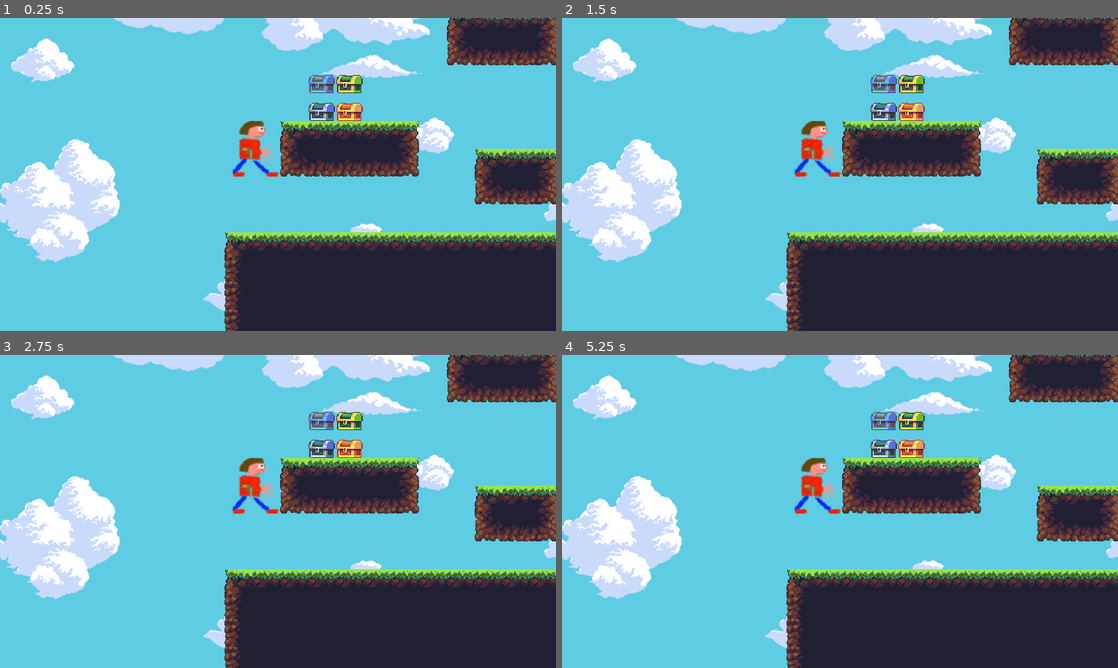
Above: before the commit, frames 1-4 (two rows, left to right).
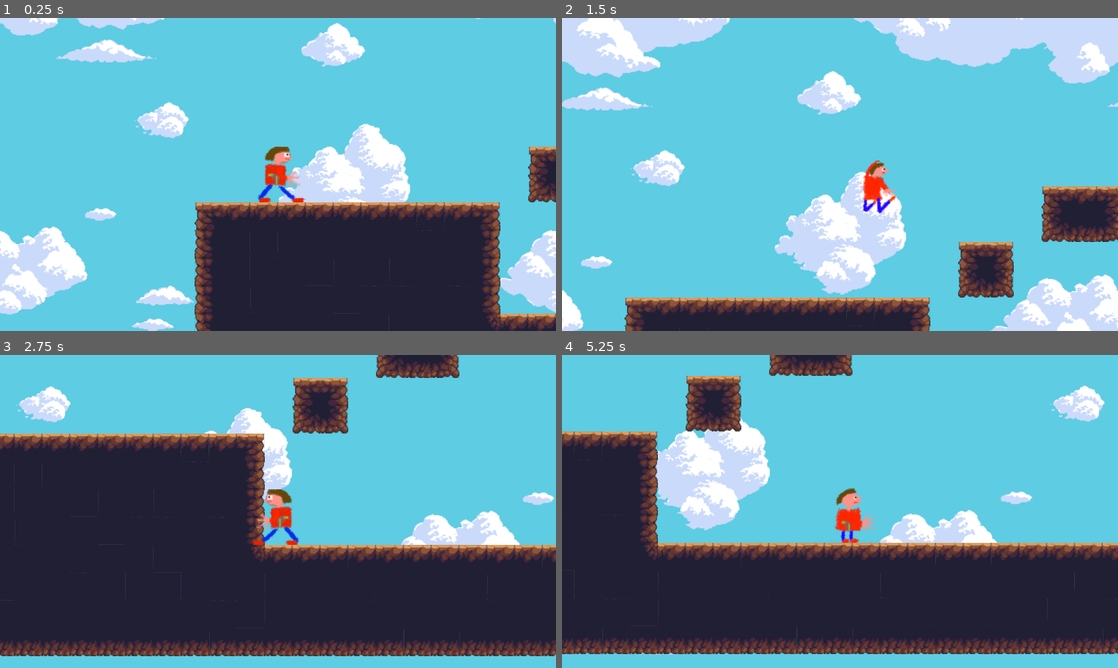
Above: after the commit, the same moments.

Repository: codekid-rgb/Zap-Star-finished
Game: Godot game, scene res://world 8.tscn
Same seed, same stepped clock (60 frames per second), same inputs: the game is played once before the commit and once after it. This scene is started directly instead of the project's main scene.
Inputs:
- Up to frame 1 (0.25 s): no input
- Up to frame 2 (1.5 s): tap Enter at 0.5 s; hold Right (ui_right) from 0.53 s (still down); tap Up (ui_up) at 0.77 s
- Up to frame 3 (2.75 s): tap Up (ui_up) at 1.52 s; release Right (ui_right) at 2.03 s; hold Left (ui_left) from 2.03 s (still down)
- Up to frame 4 (5.25 s): release Left (ui_left) at 2.78 s; hold Right (ui_right) 2.78-4.28 s; tap Up (ui_up) at 3.02, 3.77, 4.52 s; hold Left (ui_left) 4.28-5.03 s; hold Right (ui_right) from 5.03 s (still down)

The runs differ from the first frame. In frame 1, 43% of the frame differs, in the area x 0-100%, y 0-100%; in frame 2, 52%; in frame 3, 63%; in frame 4, 60%.

Commit message:
fix: working with new player art

Diff:
--- a/Area2D.gd
+++ b/Area2D.gd
@@ -1,11 +1,11 @@
-
+#
 extends Area2D
-
-export(String, FILE, "*.tscn") var world_scene
-
-
-func _physics_process(delta):
-	var bodies = get_overlapping_bodies()
-	for body in bodies:
-		if body.name == "enimy 1":
-			get_tree().change_scene(world_scene)
+#
+#export(String, FILE, "*.tscn") var world_scene
+##
+##
+#func _physics_process(delta):
+#	var bodies = get_overlapping_bodies()
+#	for body in bodies:
+#		if body.name == "enimy 1":
+#			get_tree().change_scene(world_scene)
--- a/Node.gd
+++ b/Node.gd
@@ -1,13 +1,15 @@
 extends Node
-
-#Called when the node enters the scene tree for the first time.
-func _ready():
-	$Player.reset_player($spawn.position)
-
-# Called every frame. 'delta' is the elapsed time since the previous frame.
-#func _process(delta):
-#	pass
-
-
-func _on_Player_fell():
-	$Player.reset_player($spawn.position)
+#
+##Called when the node enters the scene tree for the first time.
+#func _ready():
+#	$Player.reset_player($spawn.position)
+#
+## Called every frame. 'delta' is the elapsed time since the previous frame.
+##func _process(delta):
+##	pass
+#
+#
+#func _on_Player_fell():
+#	$Player.reset_player($spawn.position)
+#
+#
--- a/Player.gd
+++ b/Player.gd
@@ -2,7 +2,6 @@
 
 signal fell
 var did_fall = false
-
 
 const UP = Vector2(0, -1)
 const Gravity = 20
@@ -46,7 +45,7 @@
 		if frction == true:
 			motion.x = lerp(motion.x, 0,0.05)
 
-	motion=move_and_slide(motion,UP)
+	motion = move_and_slide(motion, UP)
 
 	if !did_fall && position.y > RESPAWN_HEIGHT:
 		did_fall = true
--- a/Player.tscn
+++ b/Player.tscn
@@ -16,6 +16,11 @@
 }, {
 "frames": [ ExtResource( 3 ) ],
 "loop": true,
+"name": "fall",
+"speed": 5.0
+}, {
+"frames": [ ExtResource( 3 ) ],
+"loop": true,
 "name": "jump",
 "speed": 5.0
 }, {
@@ -23,11 +28,6 @@
 "loop": true,
 "name": "run",
 "speed": 12.0
-}, {
-"frames": [ ExtResource( 3 ) ],
-"loop": true,
-"name": "fall",
-"speed": 5.0
 }, {
 "frames": [ ExtResource( 5 ) ],
 "loop": true,
@@ -50,22 +50,22 @@
 frames = SubResource( 1 )
 animation = "idle"
 
-[node name="CollisionShape2D" type="CollisionShape2D" parent="."]
+[node name="player_collider" type="CollisionShape2D" parent="."]
 position = Vector2( 0, 6 )
 shape = SubResource( 2 )
 
-[node name="Camera2D" type="Camera2D" parent="."]
+[node name="player_camera" type="Camera2D" parent="."]
 current = true
 drag_margin_h_enabled = false
 drag_margin_v_enabled = false
 smoothing_enabled = true
 
-[node name="ParallaxBackground" type="ParallaxBackground" parent="."]
+[node name="player_ParallaxBackground" type="ParallaxBackground" parent="."]
 
-[node name="ParallaxLayer" type="ParallaxLayer" parent="ParallaxBackground"]
+[node name="player_ParallaxLayer" type="ParallaxLayer" parent="player_ParallaxBackground"]
 motion_scale = Vector2( 0.5, 0.5 )
 motion_mirroring = Vector2( 640, 640 )
 
-[node name="Sky" type="Sprite" parent="ParallaxBackground/ParallaxLayer"]
+[node name="Sky" type="Sprite" parent="player_ParallaxBackground/player_ParallaxLayer"]
 position = Vector2( 320, 320 )
 texture = ExtResource( 6 )
--- a/World1.tscn
+++ b/World1.tscn
@@ -13,7 +13,7 @@
 script = ExtResource( 1 )
 
 [node name="Player" parent="." instance=ExtResource( 2 )]
-position = Vector2( -512, 160 )
+position = Vector2( -565.074, 166.634 )
 
 [node name="world complet2" parent="." instance=ExtResource( 3 )]
 position = Vector2( 64, 32 )
--- a/bulet root.gd
+++ b/bulet root.gd
@@ -1,9 +1,9 @@
 extends Node2D
-
-# Called every frame. 'delta' is the elapsed time since the previous frame.
-func _process(delta):
-  move_local_x(delta * 400)
-
-func _on_Area2D_area_entered(area):
-  if(area.get_collision_layer_bit(2)):
-    queue_free()
+#
+## Called every frame. 'delta' is the elapsed time since the previous frame.
+#func _process(delta):
+#  move_local_x(delta * 400)
+#
+#func _on_Area2D_area_entered(area):
+#  if(area.get_collision_layer_bit(2)):
+#    queue_free()
--- a/bulet root.tscn
+++ b/bulet root.tscn
@@ -13,10 +13,9 @@
 [node name="bulet" type="Sprite" parent="."]
 texture = ExtResource( 2 )
 
-[node name="Area2D" type="Area2D" parent="."]
+[node name="bullet_area" type="Area2D" parent="."]
 script = ExtResource( 3 )
-world_scene = "res://enimi world.tscn"
 
-[node name="CollisionShape2D" type="CollisionShape2D" parent="Area2D"]
+[node name="bullet_collider" type="CollisionShape2D" parent="bullet_area"]
 position = Vector2( 3.32868, -2.7739 )
 shape = SubResource( 1 )
--- a/enimy 1.gd
+++ b/enimy 1.gd
@@ -15,7 +15,6 @@
 	if is_on_floor():
 		motion.x = lerp(motion.x, walking_diretion * ground_speed, 0.5)
 
-
 	motion = move_and_slide(motion, UP)
 
 	if is_on_wall() || $sensor.is_colliding() == false:
